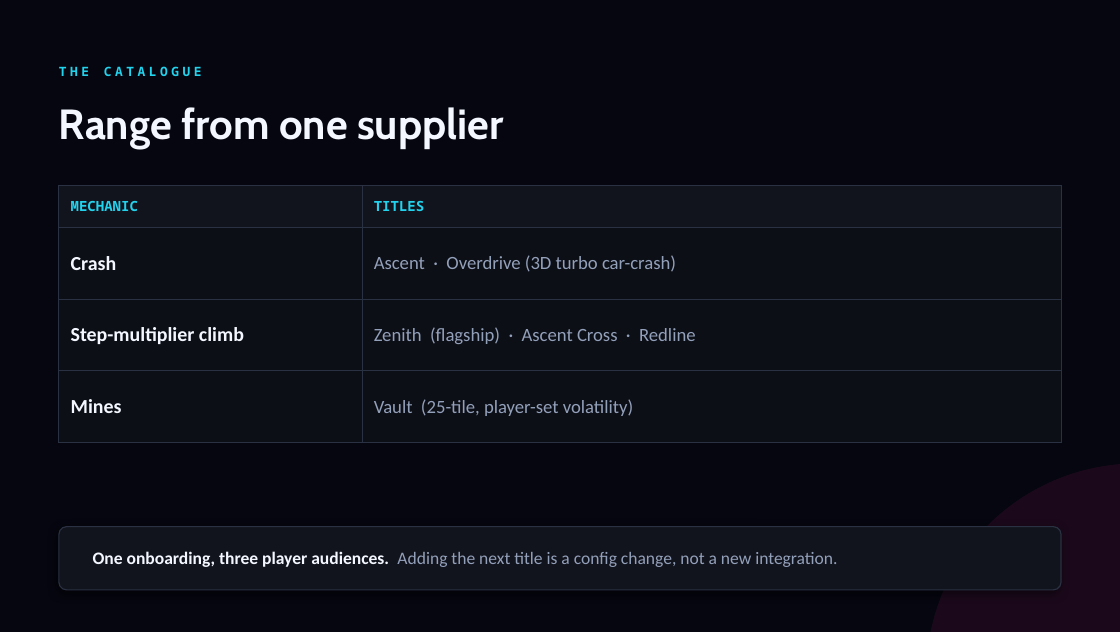
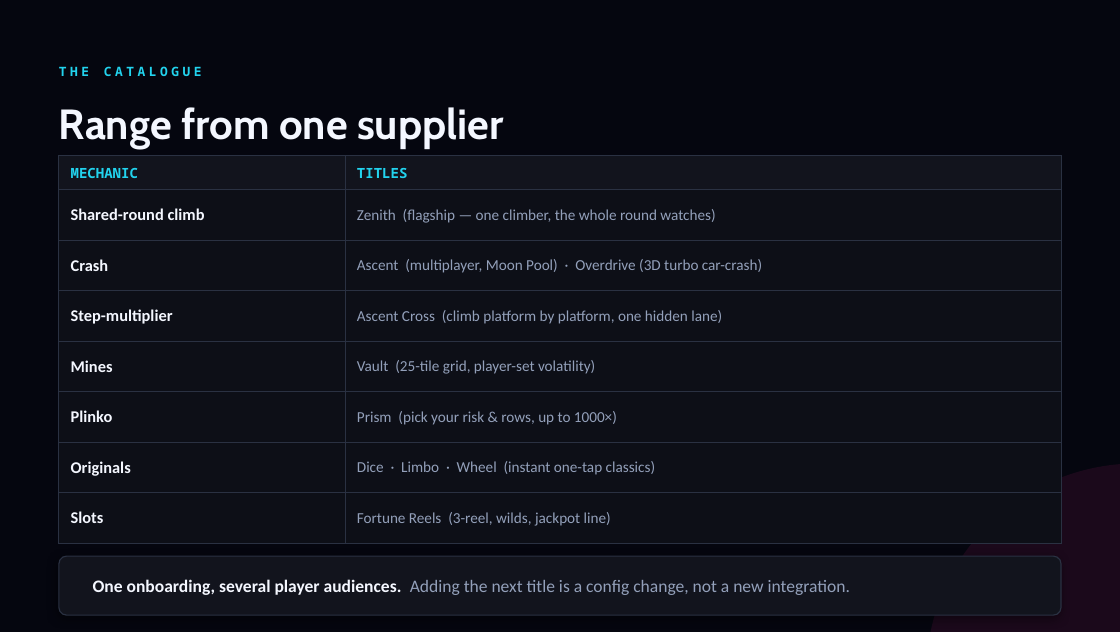
Before and after one commit to itsalizee/clutch-rgs-demo, a slide deck: slide 4 of outreach/programs/Clutch-Studios-Deck.pptx. Drawn at 1120x632 pixels with LibreOffice and Linux fonts; fonts in the diff are those of the drawing. Boxes give left, top, right and bottom in pixels: in the first picture for what was removed or moved away, otherwise in the second. Text is boxed around its words. In the diff, an @@ line names an element or a change of style, - is before the commit and + after.

```diff
--- a/outreach/programs/Clutch-Studios-Deck.pptx
+++ b/outreach/programs/Clutch-Studios-Deck.pptx
@@ table at (59,156,1061,530) @@
-row 2: Crash | Ascent · Overdrive (3D turbo car-crash)
-row 3: Step-multiplier climb | Zenith (flagship) · Ascent Cross · Redline
-row 4: Mines | Vault (25-tile, player-set volatility)
+row 2: Shared-round climb | Zenith (flagship — one climber, the whole round watches)
+row 3: Crash | Ascent (multiplayer, Moon Pool) · Overdrive (3D turbo car-crash)
+row 4: Step-multiplier | Ascent Cross (climb platform by platform, one hidden lane)
+row 5: Mines | Vault (25-tile grid, player-set volatility)
+row 6: Plinko | Prism (pick your risk & rows, up to 1000×)
+row 7: Originals | Dice · Limbo · Wheel (instant one-tap classics)
+row 8: Slots | Fortune Reels (3-reel, wilds, jackpot line)
@@ table: place and size @@
-table at (59,185,1061,420)
+table at (59,156,1061,530)
@@ rounded rectangle: place and size @@
-rounded rectangle at (59,526,1061,589)
+rounded rectangle at (59,556,1061,615)
@@ rounded rectangle at (59,556,1061,615): proportions changed @@
@@ text at (93,579,850,595): text changed @@
-One onboarding, three player audiences. Adding the next title is a config change, not a new integration.
+One onboarding, several player audiences. Adding the next title is a config change, not a new integration.
```
Also in this commit, not shown: 6 other slides changed, 17 other files.
